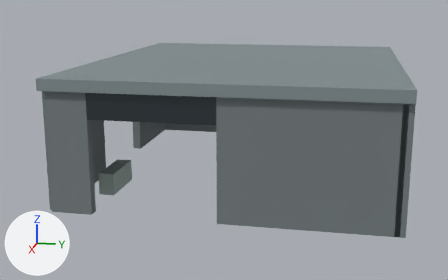
An edit to the Blender file public/assets/west-triage.blend, drawn before and after from the same camera.
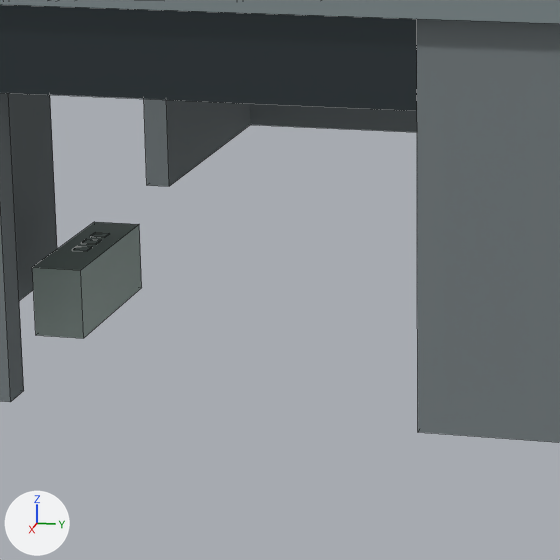
Old and new are each drawn whole from a 50 mm lens placed at (18.6, 25.9, 13.0), pointed at (-24.3, 17.3, 2.2) and again close up on the part from 20% to 58% of the width and 33% to 94% of the height. Arrows for +X, +Y and +Z are at lower left; the lights stay in place. The first two pictures are the older version. The close-ups show mesh edges as thin lines. The same objects are shown in both versions, whatever each file hides.

Objects in the first close-up: 'west-triage'.
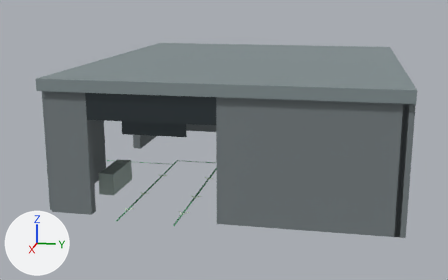
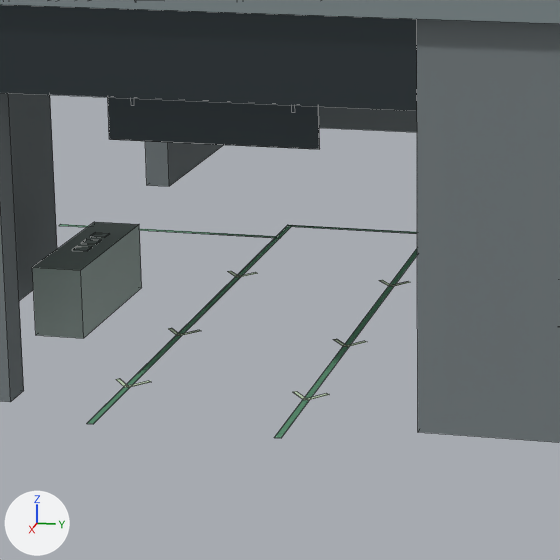
Diff of the bpy script that builds the scene:
```diff
--- a/public/assets/west-triage.blend.py
+++ b/public/assets/west-triage.blend.py
@@ mat_evacuation_green_enamel @@
+mat_evacuation_green_enamel = principled_material('Evacuation green enamel')
+mat_evacuation_green_enamel.base_color = (0.12, 0.32, 0.19)  # green #619979
+mat_evacuation_green_enamel.metallic = 0.15
+mat_evacuation_green_enamel.roughness = 0.72
+mat_evacuation_green_enamel.emission_color = (0.12, 0.32, 0.19)  # green #619979
+mat_evacuation_green_enamel.emission_strength = 0.12
@@ mat_flood_sediment @@
+mat_flood_sediment = principled_material('Flood sediment')
+mat_flood_sediment.base_color = (0.13, 0.16, 0.13)  # grey #656f65
+mat_flood_sediment.metallic = 0.05
+mat_flood_sediment.roughness = 0.95
@@ mat_worn_evacuation_infill @@
+mat_worn_evacuation_infill = principled_material('Worn evacuation infill')
+mat_worn_evacuation_infill.base_color = (0.55, 0.68, 0.49)  # pale green #c4d7ba
+mat_worn_evacuation_infill.metallic = 0.1
+mat_worn_evacuation_infill.roughness = 0.85
+mat_worn_evacuation_infill.emission_color = (0.55, 0.68, 0.49)  # pale green #c4d7ba
+mat_worn_evacuation_infill.emission_strength = 0.22
@@ me_cube_001 @@
 # used by ob_west_triage; location = (-36.5, 19.0, 3.65)
-me_cube_001.from_pydata(...)  # 352 vertices, 264 faces; spans x -0.6..23.1, y -10.3..10.3, z -3.7..4.3
+me_cube_001.from_pydata(...)  # 864 vertices, 648 faces; spans x -18.4..5.8, y -3.1..18.3, z -1.4..6.6
+# me_cube_001 part 1: a new loose piece, a box spanning x 4.373..4.408, y 2.35..6.15, z 3.395..4.175, in mat_wet_graphite_cerakote (dark grey #4d575b)
+# me_cube_001 part 2: a new loose piece, a box spanning x -6.36..-6.24, y -3.06..2.36, z -1.409..-1.403, in mat_evacuation_green_enamel (green #619979)
+# me_cube_001 part 3: the loose piece of 8 vertices spanning x 5.3, y 7.4..7.5, z -2.5..-2.2 is multiplied about its middle by the matrix ((-0.96, 0.0, 1.14), (1.14, 0.0, 0.96), (0.0, 1.49, 0.0)), then moved by (-1.6, -1.9, 0.9), in mat_worn_evacuation_infill (pale green #c4d7ba)
+# me_cube_001 part 4: 40 vertices removed from x -0.6..23.1, y -10.3..10.3, z -3.7..4.3; 624 vertices added at x -18.4..5.8, y -2.3..18.3, z -1.4..6.6
+# other edits to the shape of me_cube_001 do not show in these pictures
 me_cube_001.materials.append(mat_reinforced_slate_concrete)
@@ me_cube_001 @@
 me_cube_001.materials.append(mat_canopy_concrete)
+me_cube_001.materials.append(mat_worn_evacuation_infill)  # pale green #c4d7ba
+me_cube_001.materials.append(mat_evacuation_green_enamel)  # green #619979
+me_cube_001.materials.append(mat_flood_sediment)  # grey #656f65
@@ ob_west_triage @@
 ob_west_triage = bpy.data.objects.new('west-triage', me_cube_001)
-ob_west_triage.location = (-36.5, 19.0, 3.65)
+ob_west_triage.location = (-18.7, 11.0, 1.42)
```

Where the change shows, as pixel boxes [x1, y1, x2, y2] in the close-ups (560 x 560 px; the box of a moved part takes in the faces that stretch with it):
'west-triage', reshaped, moved: [0, 0, 560, 443] in both
part 1 of me_cube_001, added: after [108, 97, 320, 149]
part 2 of me_cube_001, added: after [59, 224, 280, 238]
part 3 of me_cube_001, moved or reshaped (not visible before): after [293, 391, 307, 400]
part 4 of me_cube_001, built on: before [0, 0, 560, 132]; after [0, 0, 560, 438]
